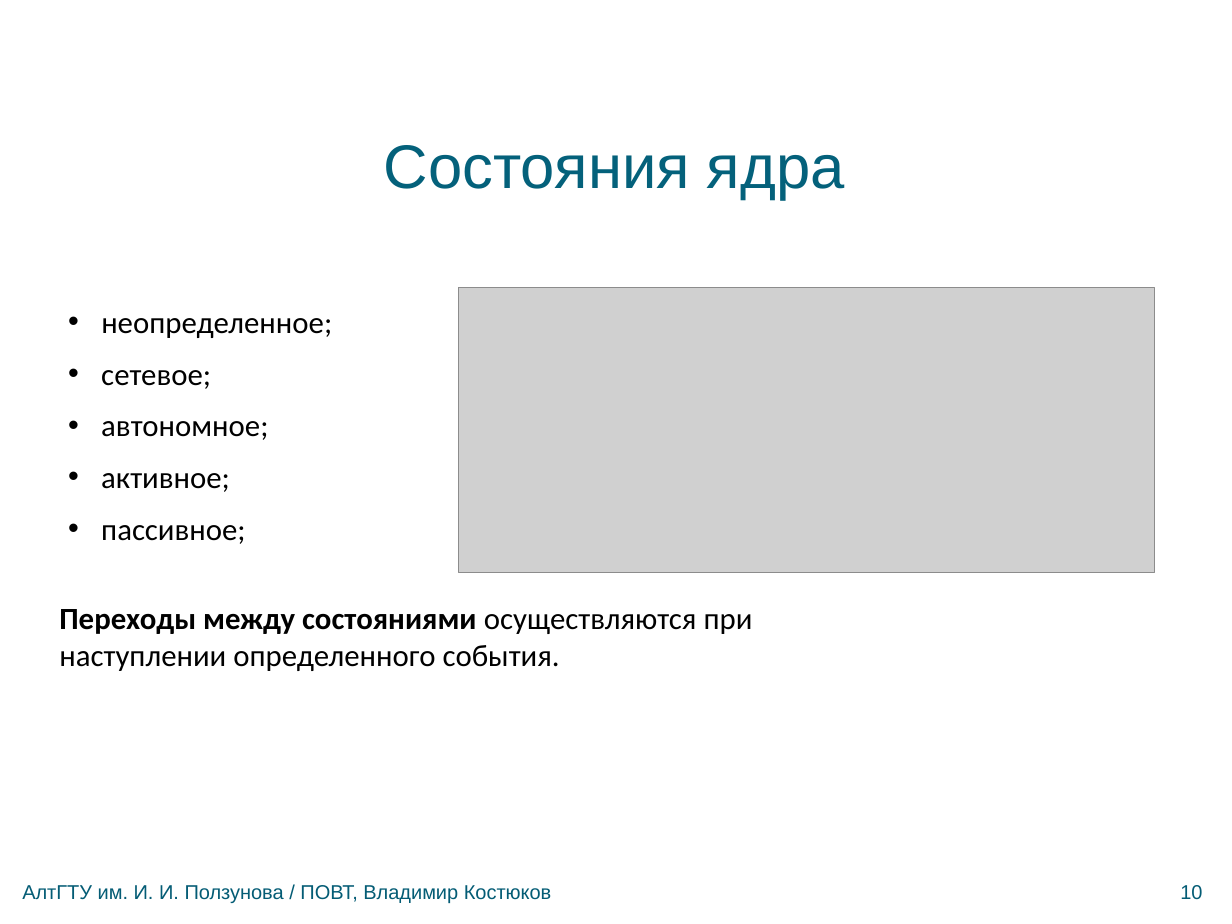
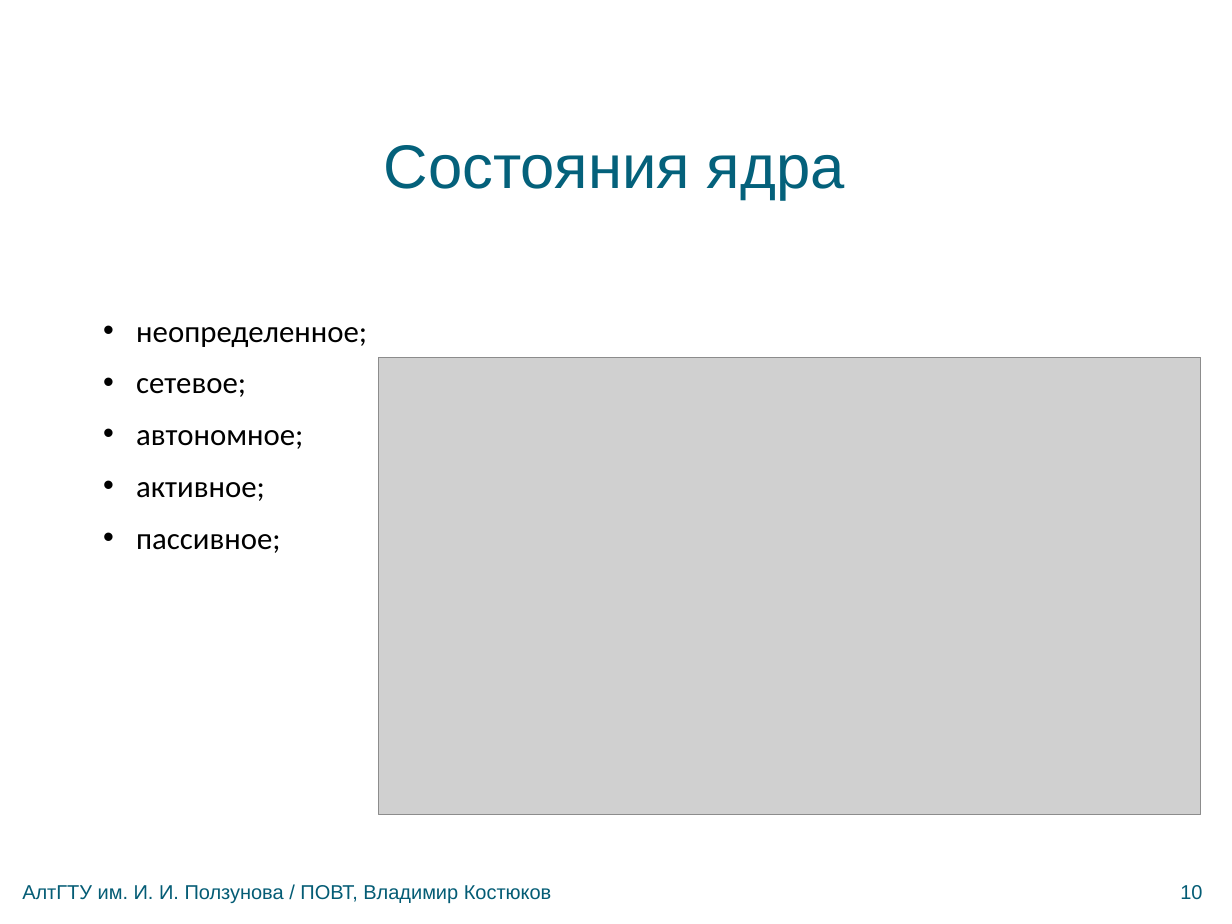
Before and after one commit to bluerain/snoopy, a slide deck: slide 10 of diploma/trunk/ppt/kostyukov.pptx. Drawn at 1232x924 pixels with LibreOffice and Linux fonts; fonts in the diff are those of the drawing; grey boxes stand for pictures; background and template pictures are left out. Boxes give left, top, right and bottom in pixels: in the first picture for what was removed or moved away, otherwise in the second. Text is boxed around its words. In the diff, an @@ line names an element or a change of style, - is before the commit and + after.

```diff
--- a/diploma/trunk/ppt/kostyukov.pptx
+++ b/diploma/trunk/ppt/kostyukov.pptx
@@ text "неопределенное;": place and size @@
-text "неопределенное;" at <box>101,318,332,544</box>
+text "неопределенное;" at <box>136,327,367,553</box>
@@ picture removed at <box>459,287,1154,572</box> @@
@@ picture added at <box>379,357,1202,814</box> @@
@@ text removed at <box>59,609,753,671</box> @@
-Переходы между состояниями осуществляются при наступлении определенного события.
```
Also in this commit, not shown: 7 other slides changed, 3 other files.
